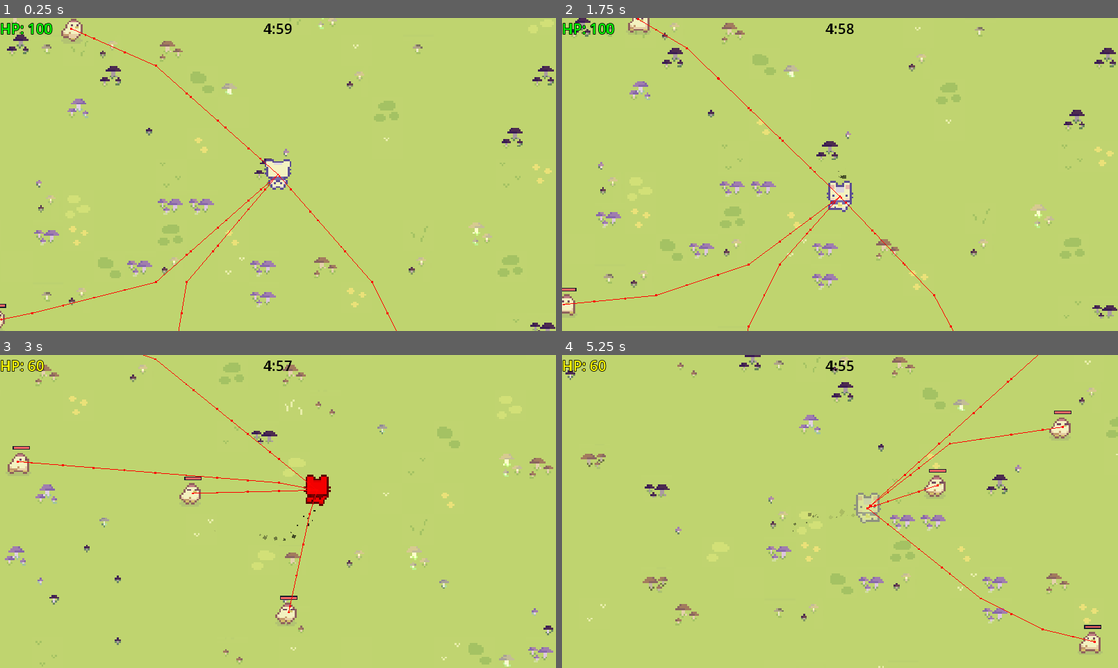
Above: before the commit, frames 1-4 (two rows, left to right).
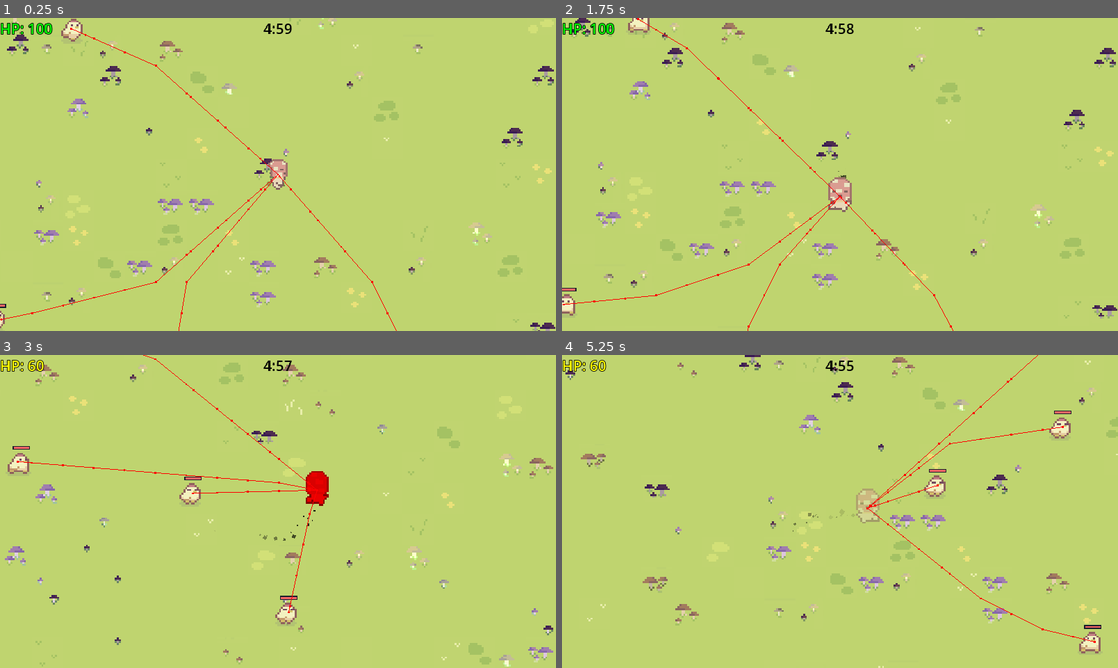
Above: after the commit, the same moments.

Repository: pick-ax-e/Mini-Jam-156-Jame-Gam-29
Game: Godot game, scene res://scenes/main.tscn
The game is run twice, just before and just after one commit, with the same random seed, the same clock (stepped at 60 frames per second) and the same inputs.
Inputs:
- Up to frame 1 (0.25 s): no input
- Up to frame 2 (1.75 s): hold D (move_right) 0.53-1.28 s; hold \ (SECRET_TEST_BUTTON_SHHH_TELL_NOBODY) 0.53-1.28 s; hold S (move_back) from 1.28 s (still down); tap 1 (attack1) at 1.35 s
- Up to frame 3 (3 s): release S (move_back) at 2.03 s; hold D (move_right) 2.03-2.78 s; hold Space (special) 2.03-2.78 s; hold W (move_forward) from 2.78 s (still down); tap \ (SECRET_TEST_BUTTON_SHHH_TELL_NOBODY) at 2.85 s
- Up to frame 4 (5.25 s): release W (move_forward) at 3.53 s; hold 1 (attack1) 3.53-4.28 s; hold A (move_left) 3.53-5.03 s; tap Space (special) at 4.35 s; hold S (move_back) from 5.03 s (still down); hold \ (SECRET_TEST_BUTTON_SHHH_TELL_NOBODY) from 5.03 s (still down)

The runs differ from the first frame. In frame 1, 0.3% of the frame differs, in the area x 47-53%, y 45-55%; in frame 2, 0.4%, in the area x 47-53%, y 50-62%; in frame 3, 0.3%; in frame 4, 0.3%.

Commit message:
Remade animations to use new assests, stops using (SOME) placeholders FINally yipeee

Diff:
--- a/scenes/player.tscn
+++ b/scenes/player.tscn
@@ -1,6 +1,7 @@
-[gd_scene load_steps=32 format=3 uid="uid://d26nxoa5ym6p8"]
+[gd_scene load_steps=33 format=3 uid="uid://d26nxoa5ym6p8"]
 
 [ext_resource type="Script" path="res://scripts/Player/player.gd" id="1_8721r"]
+[ext_resource type="Texture2D" uid="uid://dwh00xnapdk6" path="res://resources/Sprout Lands - Sprites - Basic pack/Characters/Mushroom_man_character_sheet.png" id="2_lxd3l"]
 [ext_resource type="Texture2D" uid="uid://bql70bt6pyive" path="res://resources/Sprout Lands - Sprites - Basic pack/Characters/Basic Charakter Spritesheet.png" id="2_onhck"]
 [ext_resource type="Texture2D" uid="uid://o1d8hl6yy4xf" path="res://resources/Sprout Lands - Sprites - Basic pack/Characters/Free Cow Sprites.png" id="3_6od3l"]
 [ext_resource type="PackedScene" uid="uid://dqch1a4oqpfvh" path="res://scenes/user_interface.tscn" id="3_ecxld"]
@@ -9,20 +10,20 @@
 [sub_resource type="CircleShape2D" id="CircleShape2D_u3b3p"]
 radius = 63.2851
 
-[sub_resource type="AtlasTexture" id="AtlasTexture_igayj"]
-atlas = ExtResource("2_onhck")
+[sub_resource type="AtlasTexture" id="AtlasTexture_t2cce"]
+atlas = ExtResource("2_lxd3l")
 region = Rect2(0, 0, 48, 48)
 
-[sub_resource type="AtlasTexture" id="AtlasTexture_gkus8"]
-atlas = ExtResource("2_onhck")
+[sub_resource type="AtlasTexture" id="AtlasTexture_2accf"]
+atlas = ExtResource("2_lxd3l")
 region = Rect2(48, 0, 48, 48)
 
-[sub_resource type="AtlasTexture" id="AtlasTexture_1pbvt"]
-atlas = ExtResource("2_onhck")
+[sub_resource type="AtlasTexture" id="AtlasTexture_1xr01"]
+atlas = ExtResource("2_lxd3l")
 region = Rect2(0, 96, 48, 48)
 
-[sub_resource type="AtlasTexture" id="AtlasTexture_0t0it"]
-atlas = ExtResource("2_onhck")
+[sub_resource type="AtlasTexture" id="AtlasTexture_a47eg"]
+atlas = ExtResource("2_lxd3l")
 region = Rect2(48, 96, 48, 48)
 
 [sub_resource type="AtlasTexture" id="AtlasTexture_275p0"]
@@ -33,13 +34,13 @@
 atlas = ExtResource("2_onhck")
 region = Rect2(48, 144, 48, 48)
 
-[sub_resource type="AtlasTexture" id="AtlasTexture_u4h5e"]
-atlas = ExtResource("2_onhck")
-region = Rect2(0, 48, 48, 48)
-
-[sub_resource type="AtlasTexture" id="AtlasTexture_345dq"]
-atlas = ExtResource("2_onhck")
-region = Rect2(48, 48, 48, 48)
+[sub_resource type="AtlasTexture" id="AtlasTexture_mvp4v"]
+atlas = ExtResource("2_lxd3l")
+region = Rect2(0, 144, 48, 48)
+
+[sub_resource type="AtlasTexture" id="AtlasTexture_bnuyt"]
+atlas = ExtResource("2_lxd3l")
+region = Rect2(48, 144, 48, 48)
 
 [sub_resource type="AtlasTexture" id="AtlasTexture_elbkj"]
 atlas = ExtResource("3_6od3l")
@@ -61,36 +62,36 @@
 atlas = ExtResource("3_6od3l")
 region = Rect2(32, 32, 32, 32)
 
-[sub_resource type="AtlasTexture" id="AtlasTexture_o6wad"]
-atlas = ExtResource("2_onhck")
+[sub_resource type="AtlasTexture" id="AtlasTexture_m4h1m"]
+atlas = ExtResource("2_lxd3l")
 region = Rect2(96, 0, 48, 48)
 
-[sub_resource type="AtlasTexture" id="AtlasTexture_8sjey"]
-atlas = ExtResource("2_onhck")
+[sub_resource type="AtlasTexture" id="AtlasTexture_sff03"]
+atlas = ExtResource("2_lxd3l")
 region = Rect2(144, 0, 48, 48)
 
-[sub_resource type="AtlasTexture" id="AtlasTexture_22ejs"]
-atlas = ExtResource("2_onhck")
+[sub_resource type="AtlasTexture" id="AtlasTexture_upmwy"]
+atlas = ExtResource("2_lxd3l")
 region = Rect2(96, 96, 48, 48)
 
-[sub_resource type="AtlasTexture" id="AtlasTexture_5xkjx"]
-atlas = ExtResource("2_onhck")
+[sub_resource type="AtlasTexture" id="AtlasTexture_s3n8k"]
+atlas = ExtResource("2_lxd3l")
 region = Rect2(144, 96, 48, 48)
 
-[sub_resource type="AtlasTexture" id="AtlasTexture_05bsh"]
-atlas = ExtResource("2_onhck")
+[sub_resource type="AtlasTexture" id="AtlasTexture_sriv7"]
+atlas = ExtResource("2_lxd3l")
 region = Rect2(96, 144, 48, 48)
 
-[sub_resource type="AtlasTexture" id="AtlasTexture_okucw"]
-atlas = ExtResource("2_onhck")
+[sub_resource type="AtlasTexture" id="AtlasTexture_cwaxk"]
+atlas = ExtResource("2_lxd3l")
 region = Rect2(144, 144, 48, 48)
 
-[sub_resource type="AtlasTexture" id="AtlasTexture_180l6"]
-atlas = ExtResource("2_onhck")
+[sub_resource type="AtlasTexture" id="AtlasTexture_qqpdy"]
+atlas = ExtResource("2_lxd3l")
 region = Rect2(96, 48, 48, 48)
 
-[sub_resource type="AtlasTexture" id="AtlasTexture_2qkdu"]
-atlas = ExtResource("2_onhck")
+[sub_resource type="AtlasTexture" id="AtlasTexture_p07e6"]
+atlas = ExtResource("2_lxd3l")
 region = Rect2(144, 48, 48, 48)
 
 [sub_resource type="SpriteFrames" id="SpriteFrames_1ptev"]
@@ -135,10 +136,10 @@
 }, {
 "frames": [{
 "duration": 1.0,
-"texture": SubResource("AtlasTexture_u4h5e")
-}, {
-"duration": 1.0,
-"texture": SubResource("AtlasTexture_345dq")
+"texture": SubResource("AtlasTexture_mvp4v")
+}, {
+"duration": 1.0,
+"texture": SubResource("AtlasTexture_bnuyt")
 }],
 "loop": true,
 "name": &"IdleUp",
@@ -233,7 +234,7 @@
 [node name="AnimatedSprite2D" type="AnimatedSprite2D" parent="."]
 scale = Vector2(4, 4)
 sprite_frames = SubResource("SpriteFrames_1ptev")
-animation = &"IdleDown"
+animation = &"RunUp"
 autoplay = "IdleDown"
 
 [node name="CPUParticles2D" type="CPUParticles2D" parent="AnimatedSprite2D"]
Not shown: 6 places in scenes/player.tscn that only renumber resources
